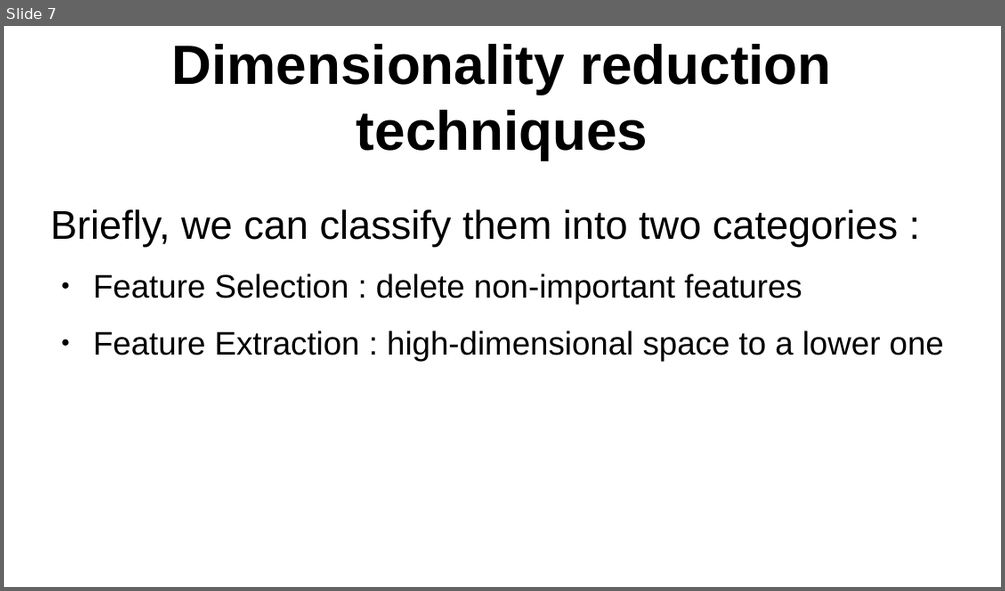
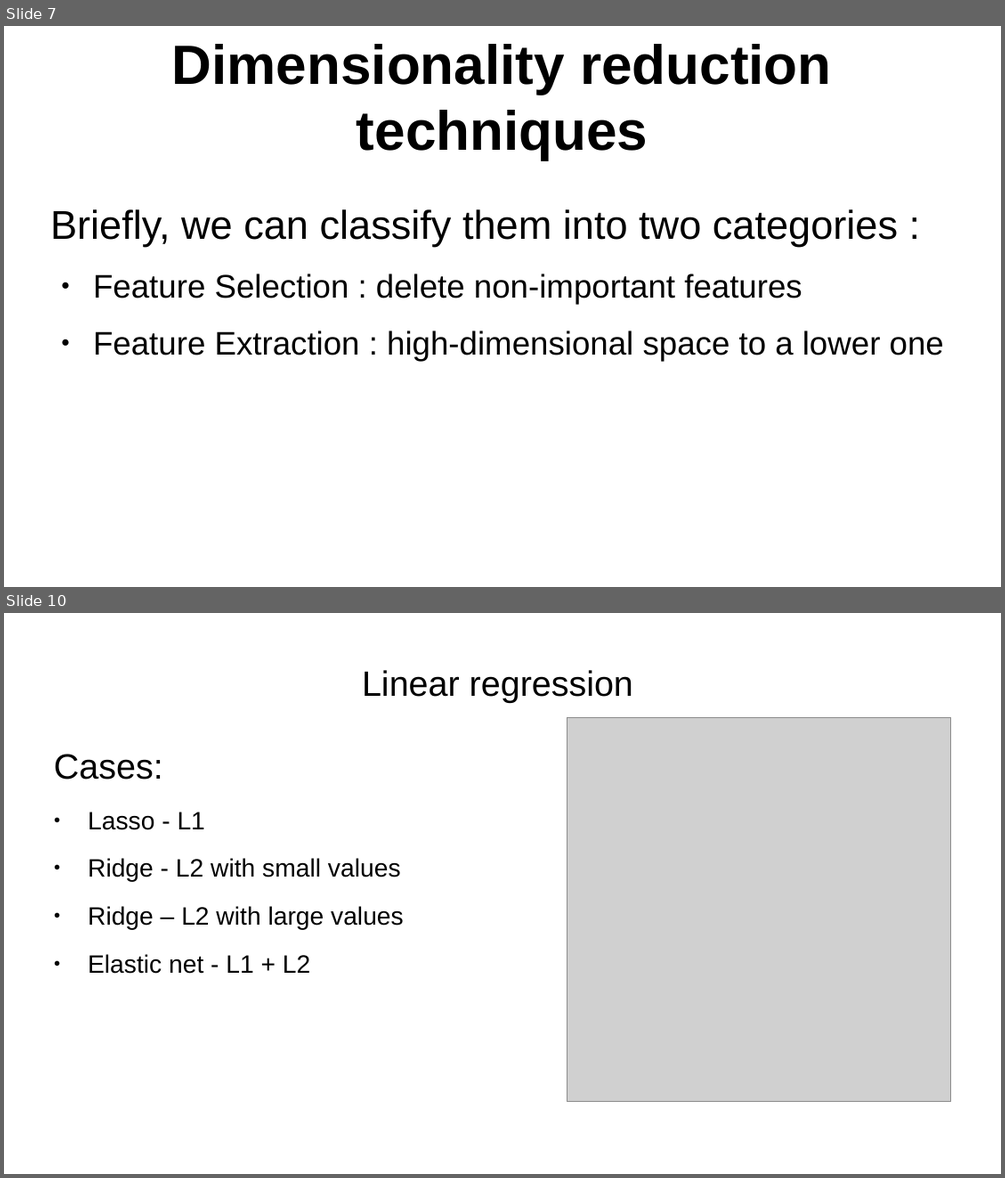
Before and after one commit to whalit/SFML-Project, a slide deck: presentation_Project.odp. Shown one above the other, each under a label of ours: slide 7 before the commit, slides 7 and 10 after it; the slides between them are not shown. The pictures are 1005x591 and 1005x1178 pixels, drawn with LibreOffice and Linux fonts; fonts in the diff are those of the drawing; grey boxes stand for pictures. Boxes give left, top, right and bottom in pixels: in the first picture for what was removed or moved away, otherwise in the second. Text is boxed around its words. In the diff, an @@ line names an element or a change of style, - is before the commit and + after.

```diff
--- a/presentation_Project.odp
+++ b/presentation_Project.odp
@@ slide 10 added at box(4, 613, 1001, 1174), background #FFFFFF @@
@@ title added at box(362, 670, 633, 703), 28 pt, text #000000 @@
+Linear regression
@@ picture added at box(566, 717, 951, 1101) @@
@@ text added at box(54, 754, 404, 973), 20 pt, text #000000 @@
+Cases:
+● Lasso - L1
+● Ridge - L2 with small values
+● Ridge – L2 with large values
+● Elastic net - L1 + L2
```
Also in this commit, not shown: 4 other slides added.
